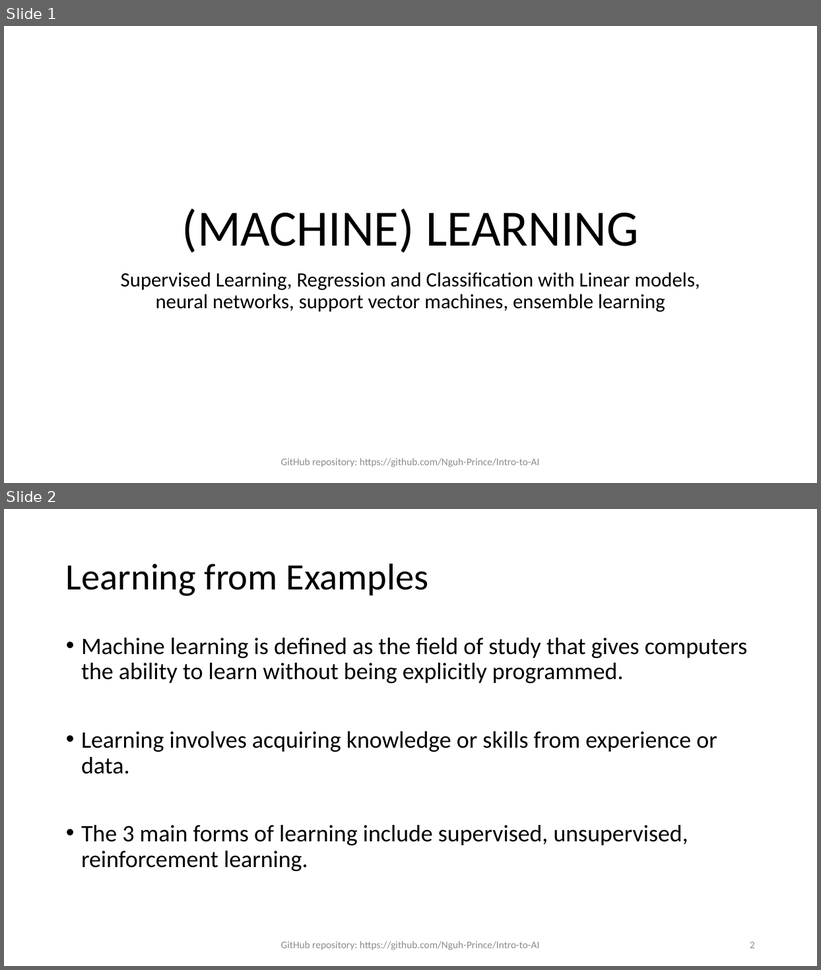
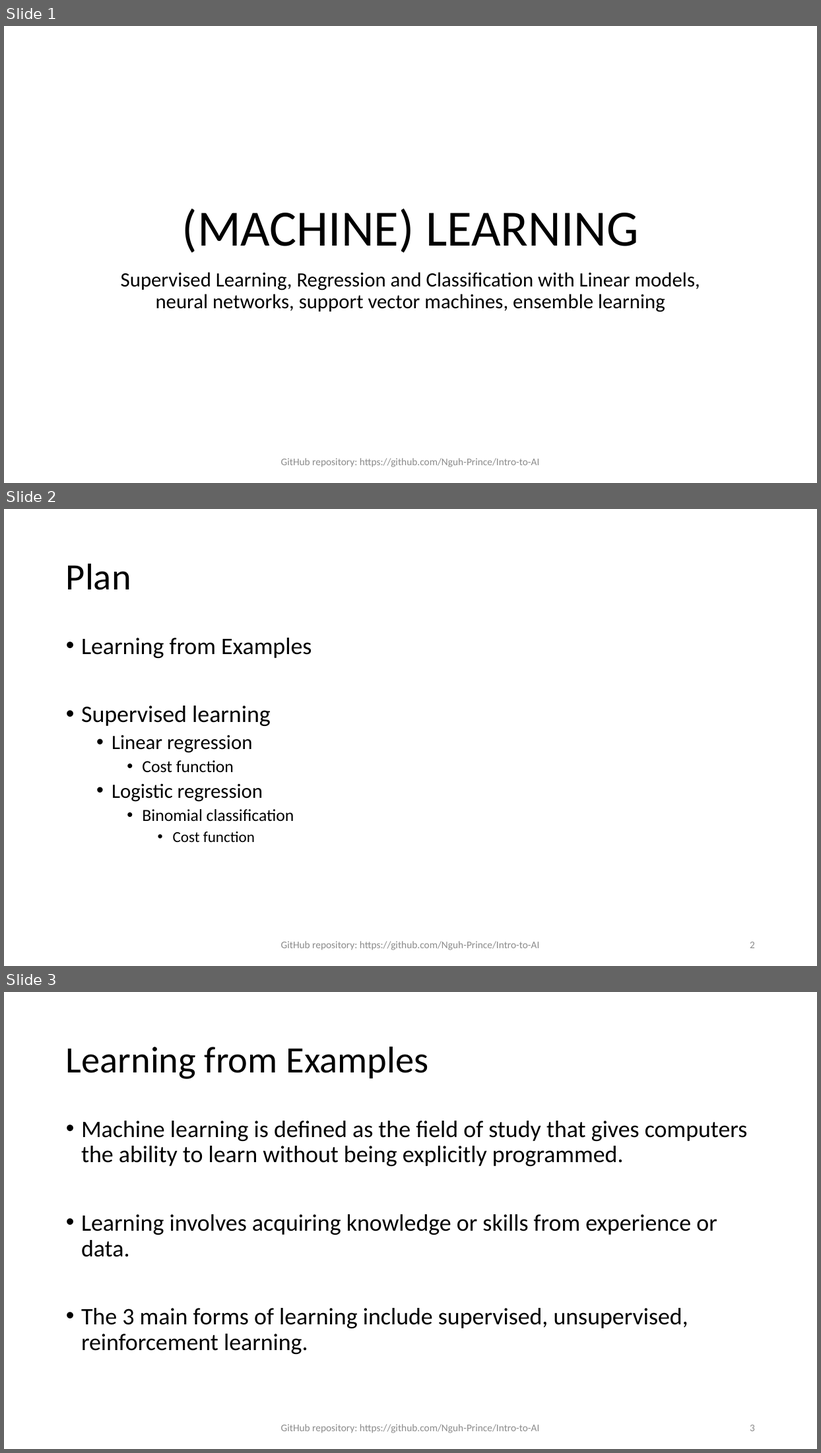
Before and after one commit to Nguh-Prince/Intro-to-AI, a slide deck: Chapter V - Learning/Chapter V Learning.pptx. Shown one above the other, each under a label of ours: slides 1 and 2 before the commit, slides 1, 2 and 3 after it. The pictures are 821x970 and 821x1453 pixels, drawn with LibreOffice and Linux fonts; fonts in the diff are those of the drawing. Boxes give left, top, right and bottom in pixels: in the first picture for what was removed or moved away, otherwise in the second. Text is boxed around its words. In the diff, an @@ line names an element or a change of style, - is before the commit and + after.

Commit message:
Added logistic regression and gradient descent to Ch V

```diff
--- a/Chapter V - Learning/Chapter V Learning.pptx
+++ b/Chapter V - Learning/Chapter V Learning.pptx
@@ slide 2 added at (4, 509, 817, 966), background #FFFFFF @@
@@ title added at (66, 563, 131, 590), 44 pt, text #000000 @@
+Plan
@@ text added at (81, 638, 312, 842), 28 pt, text #000000 @@
+• Learning from Examples
+• Supervised learning
+  • Linear regression
+    • Cost function
+  • Logistic regression
+    • Binomial classification
+      • Cost function
@@ text added at (281, 941, 540, 951), 12 pt, text #8C8C8C @@
+GitHub repository: https://github.com/Nguh-Prince/Intro-to-AI
@@ page number added at (750, 942, 755, 949), 12 pt, text #8C8C8C @@
+2
@@ what was slide 2 is now slide 3 @@
@@ page number at (750, 1425, 755, 1432): text changed @@
-2
+3
```
Also in this commit, not shown: 1 slide changed, 7 other slides added, 1 other file.
